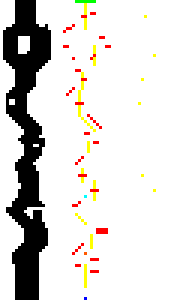
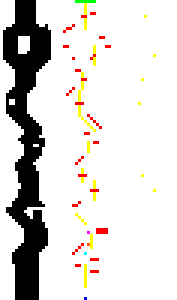
Layer changes from the first (177, 300) image to the second:
painted on "LevelMap" over bbox(84, 195, 90, 255)
